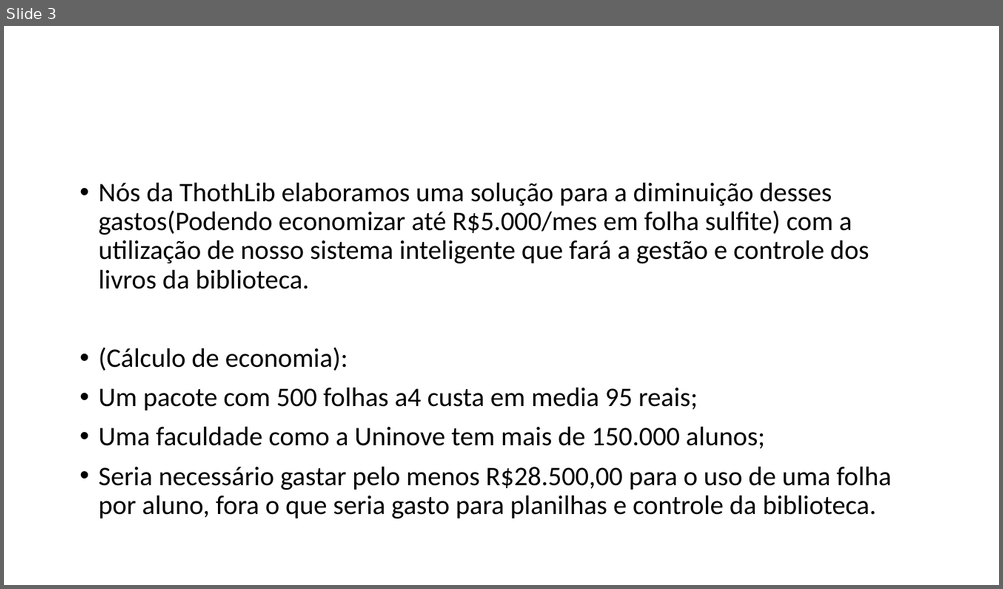
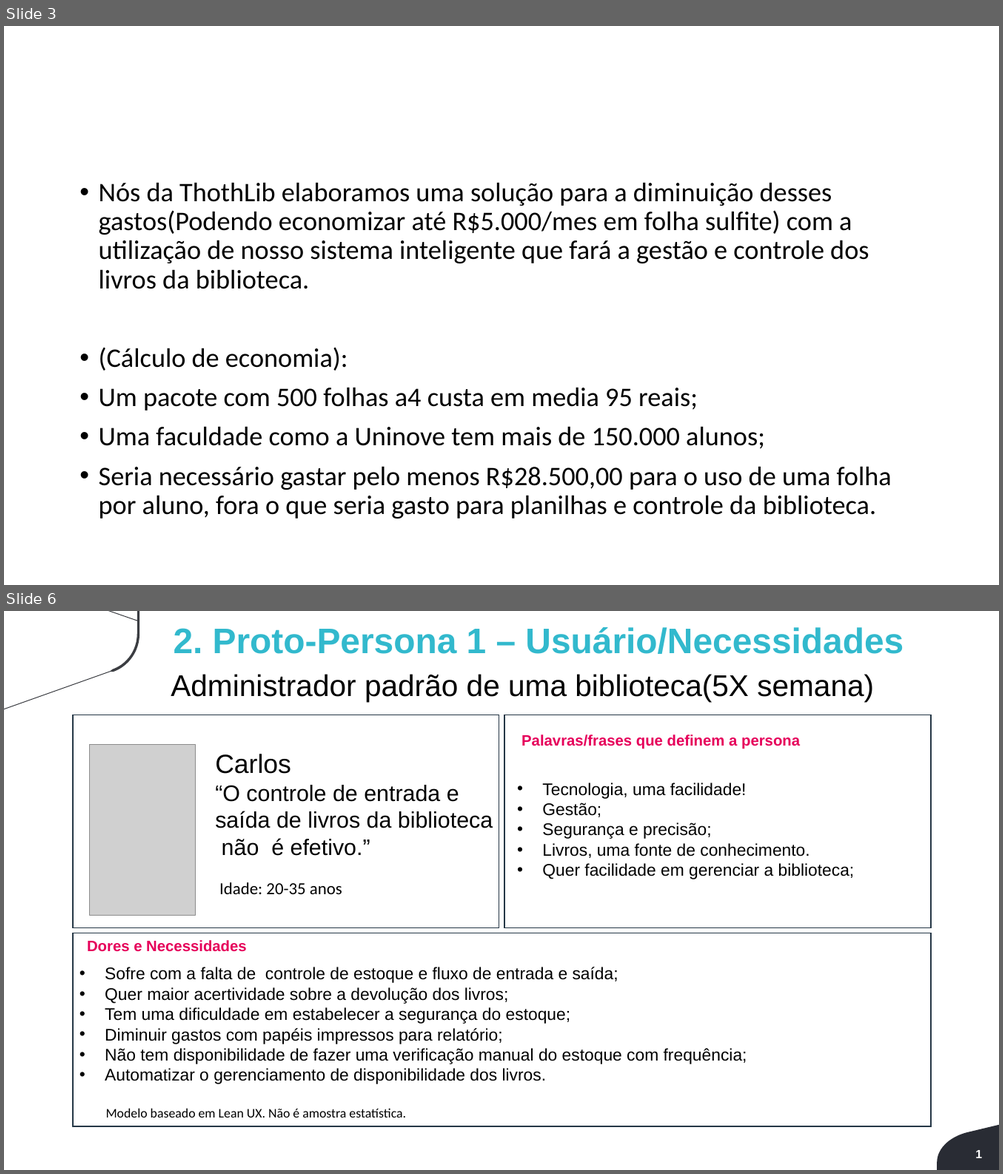
Before and after one commit to Luis-Silva80/grupo05-adsa, a slide deck: Documentação/DocsPadrao/Apresentacao-ThothLib.pptx. Shown one above the other, each under a label of ours: slide 3 before the commit, slides 3 and 6 after it; the slides between them are not shown. The pictures are 1003x589 and 1003x1174 pixels, drawn with LibreOffice and Linux fonts; fonts in the diff are those of the drawing; grey boxes stand for pictures; background and template pictures are left out. Boxes give left, top, right and bottom in pixels: in the first picture for what was removed or moved away, otherwise in the second. Text is boxed around its words. In the diff, an @@ line names an element or a change of style, - is before the commit and + after.

```diff
--- a/Documentação/DocsPadrao/Apresentacao-ThothLib.pptx
+++ b/Documentação/DocsPadrao/Apresentacao-ThothLib.pptx
@@ slide 6 added at box(4, 611, 999, 1170), background #FFFFFF @@
@@ freeform shape added at box(4, 611, 140, 709), fill #3B3D42 @@
@@ text added at box(173, 627, 903, 654), 34.2 pt, text #32B9CD, bold @@
+2. Proto-Persona 1 – Usuário/Necessidades
@@ text added at box(170, 674, 874, 702), 29 pt, text #000000 @@
+Administrador padrão de uma biblioteca(5X semana)
@@ rectangle added at box(73, 715, 498, 928), outline #253746 1 pt @@
@@ rectangle added at box(505, 715, 930, 928), outline #253746 1 pt @@
@@ text added at box(521, 735, 800, 749), 14.5 pt, text #E6005A, bold @@
+Palavras/frases que definem a persona
@@ picture added at box(90, 744, 196, 915) @@
@@ text added at box(215, 754, 492, 856), 21.8 pt, text #000000 @@
+Carlos
+“O controle de entrada e saída de livros da biblioteca não é efetivo.”
@@ text added at box(542, 783, 854, 880), 16.3 pt, text #000000 @@
+• Tecnologia, uma facilidade!
+• Gestão;
+• Segurança e precisão;
+• Livros, uma fonte de conhecimento.
+• Quer facilidade em gerenciar a biblioteca;
@@ text added at box(219, 883, 342, 894), 16.3 pt, text #000000 @@
+Idade: 20-35 anos
@@ rectangle added at box(73, 934, 930, 1127), outline #253746 1 pt @@
@@ text added at box(87, 940, 247, 952), 14.5 pt, text #E6005A, bold @@
+Dores e Necessidades
@@ text added at box(105, 967, 747, 1085), 16.3 pt, text #000000 @@
+• Sofre com a falta de controle de estoque e fluxo de entrada e saída;
+• Quer maior acertividade sobre a devolução dos livros;
+• Tem uma dificuldade em estabelecer a segurança do estoque;
+• Diminuir gastos com papéis impressos para relatório;
+• Não tem disponibilidade de fazer uma verificação manual do estoque com frequência;
+• Automatizar o gerenciamento de disponibilidade dos livros.
@@ text added at box(106, 1108, 406, 1118), 12.7 pt, text #000000 @@
+Modelo baseado em Lean UX. Não é amostra estatística.
@@ freeform shape added at box(936, 1125, 999, 1170), fill #292C34 @@
@@ page number added at box(887, 1147, 933, 1162), 11.4 pt, text #FFFFFF, bold @@
+6
@@ text added at box(975, 1150, 982, 1159), 11.4 pt, text #FFFFFF, bold @@
+1
```
Also in this commit, not shown: 2 other slides added, 1 slide removed, 4 other files.
